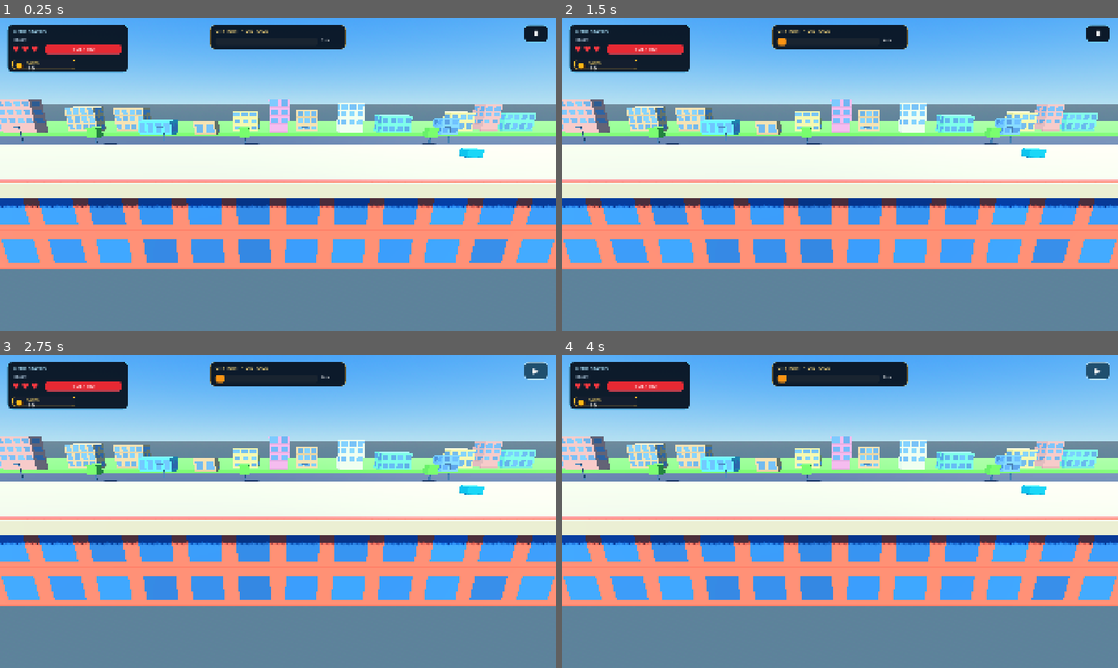
Above: before the commit, frames 1-4 (two rows, left to right).
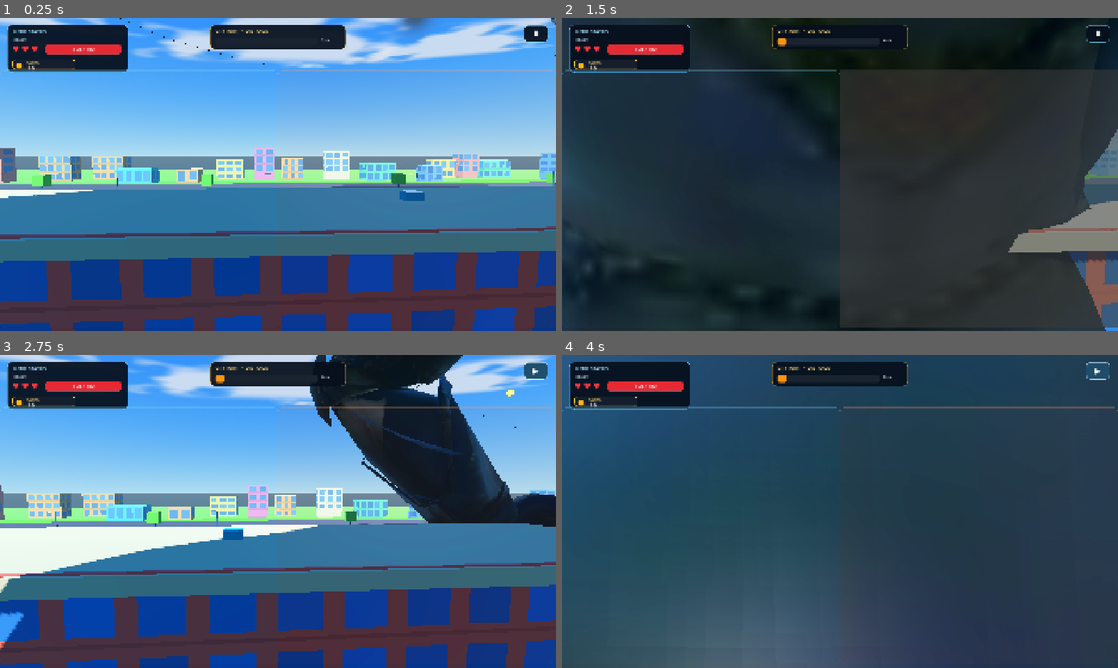
Above: after the commit, the same moments.

Repository: nnamdinwali/shadow-killer
Game: Godot game, scene res://node_3d.tscn
The game is run twice, just before and just after one commit, with the same random seed, the same clock (stepped at 60 frames per second) and the same inputs.
Inputs (mouse positions are in pixels of both pictures, inside the frame that each line leads up to):
- Up to frame 1 (0.25 s): no input
- Up to frame 2 (1.5 s): click (701, 199) at 0.52 s; click (979, 199) at 1.27 s
- Up to frame 3 (2.75 s): click "Ⅱ" at 2 s
- Up to frame 4 (4 s): click "▶" at 2.75 s; click "Ⅱ" at 3.5 s

The runs differ from the first frame. In frame 1, 91% of the frame differs, in the area x 0-100%, y 0-100%; in frame 2, 95%; in frame 3, 92%; in frame 4, 95%.

Commit message:
Add animated physics runner and touch controls

Diff:
--- a/hud.gd
+++ b/hud.gd
@@ -18,11 +18,14 @@
 var distance_bar: ProgressBar
 var distance_value: Label
 var pause_button: Button
+var player: Node
 
 func _ready() -> void:
 	process_mode = Node.PROCESS_MODE_ALWAYS
 	health = max_health
 	coins = starting_coins
+	player = get_tree().get_first_node_in_group("player")
+	get_tree().node_added.connect(_on_node_added)
 	_build_hud()
 	_refresh_hud()
 
@@ -158,6 +161,33 @@
 	pause_button.pressed.connect(_toggle_pause)
 	root.add_child(pause_button)
 
+	# Invisible native touch zones: left half jumps, right half attacks.
+	# They have no old-style JUMP/ATTACK text; the small icons are visual hints.
+	var jump_zone := Button.new()
+	jump_zone.name = "JumpTouchZone"
+	jump_zone.anchor_right = 0.5
+	jump_zone.anchor_bottom = 1.0
+	jump_zone.offset_top = 180.0
+	jump_zone.offset_bottom = -12.0
+	jump_zone.mouse_default_cursor_shape = Control.CURSOR_POINTING_HAND
+	jump_zone.add_theme_stylebox_override("normal", _panel_style(Color(0.08, 0.55, 0.9, 0.035), 18, Color(0.55, 0.86, 1.0, 0.12), 1))
+	jump_zone.add_theme_stylebox_override("pressed", _panel_style(Color(0.25, 0.75, 1.0, 0.16), 18, Color(0.7, 0.95, 1.0, 0.36), 2))
+	jump_zone.pressed.connect(_on_jump_pressed)
+	root.add_child(jump_zone)
+
+	var attack_zone := Button.new()
+	attack_zone.name = "AttackTouchZone"
+	attack_zone.anchor_left = 0.5
+	attack_zone.anchor_right = 1.0
+	attack_zone.anchor_bottom = 1.0
+	attack_zone.offset_top = 180.0
+	attack_zone.offset_bottom = -12.0
+	attack_zone.mouse_default_cursor_shape = Control.CURSOR_POINTING_HAND
+	attack_zone.add_theme_stylebox_override("normal", _panel_style(Color(0.92, 0.24, 0.18, 0.035), 18, Color(1.0, 0.65, 0.45, 0.12), 1))
+	attack_zone.add_theme_stylebox_override("pressed", _panel_style(Color(1.0, 0.32, 0.18, 0.16), 18, Color(1.0, 0.8, 0.6, 0.36), 2))
+	attack_zone.pressed.connect(_on_attack_pressed)
+	root.add_child(attack_zone)
+
 func _refresh_hud() -> void:
 	if health_bar:
 		health_bar.max_value = max_health
@@ -173,3 +203,15 @@
 	get_tree().paused = is_paused
 	pause_button.text = "▶" if is_paused else "Ⅱ"
 	pause_button.tooltip_text = "Resume game" if is_paused else "Pause game"
+
+func _on_node_added(node: Node) -> void:
+	if node.is_in_group("player"):
+		player = node
+
+func _on_jump_pressed() -> void:
+	if is_instance_valid(player) and player.has_method("jump"):
+		player.jump()
+
+func _on_attack_pressed() -> void:
+	if is_instance_valid(player) and player.has_method("attack"):
+		player.attack()
--- a/node_3d.tscn
+++ b/node_3d.tscn
@@ -2,6 +2,8 @@
 
 [ext_resource type="Script" path="res://city_polish.gd" id="1_city_polish"]
 [ext_resource type="Script" path="res://hud.gd" id="2_hud"]
+[ext_resource type="PackedScene" path="res://runner.tscn" id="3_runner"]
+[ext_resource type="Script" path="res://camera_3d.gd" id="4_camera"]
 
 [sub_resource type="ProceduralSkyMaterial" id="ProceduralSkyMaterial_environment"]
 sky_top_color = Color(0.10, 0.45, 0.95, 1)
@@ -66,12 +68,19 @@
 [node name="EnvironmentShowcase" type="Node3D"]
 script = ExtResource("1_city_polish")
 
+[node name="Runner" parent="." instance=ExtResource("3_runner")]
+position = Vector3(28, 5.2, 0)
+
 [node name="Camera3D" type="Camera3D" parent="."]
 transform = Transform3D(1, 0, 0, 0, 0.9659258, 0.25881904, 0, -0.25881904, 0.9659258, 24, 8.5, 17)
 current = true
 fov = 62.0
 near = 0.1
 far = 300.0
+script = ExtResource("4_camera")
+target_path = NodePath("../Runner")
+offset = Vector3(0, 2.5, 14)
+smooth_speed = 5.0
 
 [node name="CloudLayerFar" type="MeshInstance3D" parent="."]
 position = Vector3(0, 40, -60)
--- a/player_controller.gd
+++ b/player_controller.gd
@@ -1,16 +1,21 @@
 extends CharacterBody3D
-## Controller for the supplied animated GLB character. Add the imported model
-## as a child named CharacterModel; its AnimationPlayer is discovered recursively.
+## Physics controller for the supplied animated GLB character.
+## The player runs along the rooftop route while the camera follows, making
+## the city move past him. Touch zones call jump() and attack().
 
-@export var run_speed := 8.0
-@export var jump_velocity := 9.0
+@export var run_speed := 5.5
+@export var jump_velocity := 8.0
+@export var double_tap_velocity := 10.5
 @export var attack_range := 2.5
-var gravity := 24.0
+@export var gravity := 24.0
+@export var double_tap_window := 0.32
+
 var animation_player: AnimationPlayer
-var attack_names := ["MutantPunch", "MmaKick", "PunchCombo", "FlyingKick", "HurricaneKick", "ElbowUppercutCombo", "Armada"]
+var attack_names := ["MutantPunch", "MmaKick", "MmaKick(1)", "PunchCombo", "FlyingKick", "HurricaneKick", "ElbowUppercutCombo", "Armada", "Kicking"]
 var attack_index := 0
 var attack_locked := false
-var auto_run_animation := true
+var double_jump_used := false
+var last_jump_time := -10.0
 
 func _ready() -> void:
 	add_to_group("player")
@@ -27,7 +32,7 @@
 	animation_player = _find_animation_player(self)
 	if animation_player:
 		animation_player.animation_finished.connect(_on_animation_finished)
-		_play_first(["Running", "Run", "mixamo.com", "Idle"])
+		_play_run_animation()
 
 func _physics_process(delta: float) -> void:
 	if not is_on_floor():
@@ -35,40 +40,46 @@
 	else:
 		if velocity.y < 0.0:
 			velocity.y = 0.0
-	# The runner stays in the gameplay lane while the level scrolls past.
-	velocity.x = 0.0
+		double_jump_used = false
+
+	# Forward motion is real CharacterBody3D motion; the follow camera keeps
+	# the player framed while the city and rooftops pass behind him.
+	velocity.x = run_speed
 	move_and_slide()
+
 	if animation_player and not attack_locked and is_on_floor():
-		_play_first(["Running", "Run", "mixamo.com", "Idle"])
+		_play_run_animation()
 
 func jump() -> void:
+	var now := Time.get_ticks_msec() / 1000.0
+	var is_double_tap := now - last_jump_time <= double_tap_window
 	if is_on_floor():
 		velocity.y = jump_velocity
-		_play_first(["Jumping(1)", "Jumping", "Jump"])
+		double_jump_used = false
+		_play_first(["Jumping(1)"])
+	elif is_double_tap and not double_jump_used:
+		# A bounded mid-air boost makes the second tap higher without sending
+		# the character off-screen.
+		velocity.y = double_tap_velocity
+		double_jump_used = true
+		_play_first(["Jumping(1)"])
+	last_jump_time = now
 
 func attack() -> void:
 	if attack_locked or animation_player == null:
 		return
-	var enemy := _find_nearby_villain()
+	attack_locked = true
 	var chosen := "Kicking"
-	if enemy != null:
-		for offset in attack_names.size():
-			var candidate: String = attack_names[(attack_index + offset) % attack_names.size()]
-			if animation_player.has_animation(candidate):
-				chosen = candidate
-				attack_index = (attack_index + offset + 1) % attack_names.size()
-				break
-	attack_locked = true
+	for offset in attack_names.size():
+		var candidate: String = attack_names[(attack_index + offset) % attack_names.size()]
+		if animation_player.has_animation(candidate):
+			chosen = candidate
+			attack_index = (attack_index + offset + 1) % attack_names.size()
+			break
 	if animation_player.has_animation(chosen):
 		animation_player.play(chosen)
 	else:
 		attack_locked = false
-
-func _find_nearby_villain() -> Node3D:
-	for enemy in get_tree().get_nodes_in_group("villain"):
-		if enemy is Node3D and global_position.distance_to(enemy.global_position) <= attack_range:
-			return enemy
-	return null
 
 func _find_animation_player(node: Node) -> AnimationPlayer:
 	for child in node.get_children():
@@ -78,6 +89,9 @@
 		if found:
 			return found
 	return null
+
+func _play_run_animation() -> void:
+	_play_first(["mixamo_com", "Running", "Run", "Idle"])
 
 func _play_first(names: Array) -> void:
 	if animation_player == null or attack_locked:
--- /dev/null
+++ b/runner.tscn
@@ -0,0 +1,17 @@
+[gd_scene load_steps=4 format=3]
+
+[ext_resource type="PackedScene" path="res://assets/animated_runner.glb" id="1_model"]
+[ext_resource type="Script" path="res://player_controller.gd" id="2_controller"]
+
+[sub_resource type="CapsuleShape3D" id="CapsuleShape_runner"]
+radius = 0.42
+height = 1.9
+
+[node name="Runner" type="CharacterBody3D"]
+script = ExtResource("2_controller")
+
+[node name="CharacterModel" parent="." instance=ExtResource("1_model")]
+
+[node name="CollisionShape3D" type="CollisionShape3D" parent="."]
+position = Vector3(0, 0.95, 0)
+shape = SubResource("CapsuleShape_runner")
Binary file added: assets/animated_runner.glb
